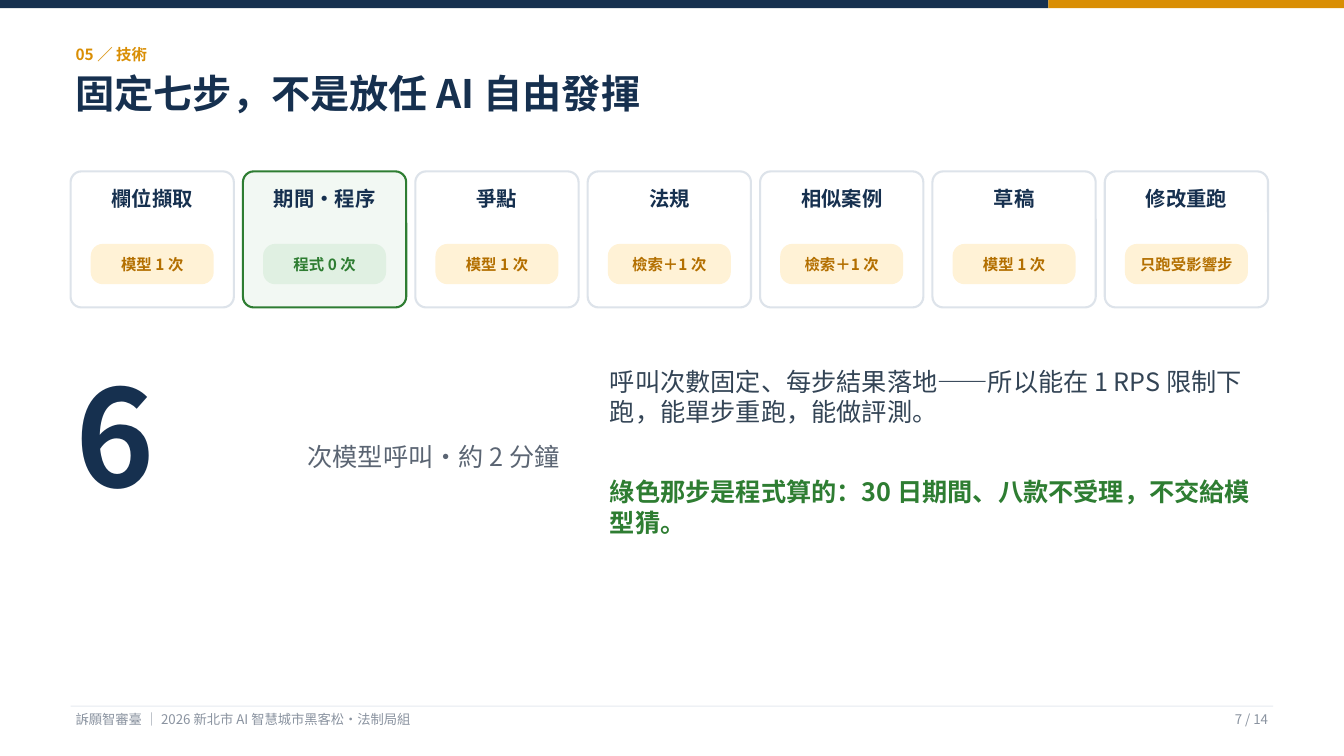
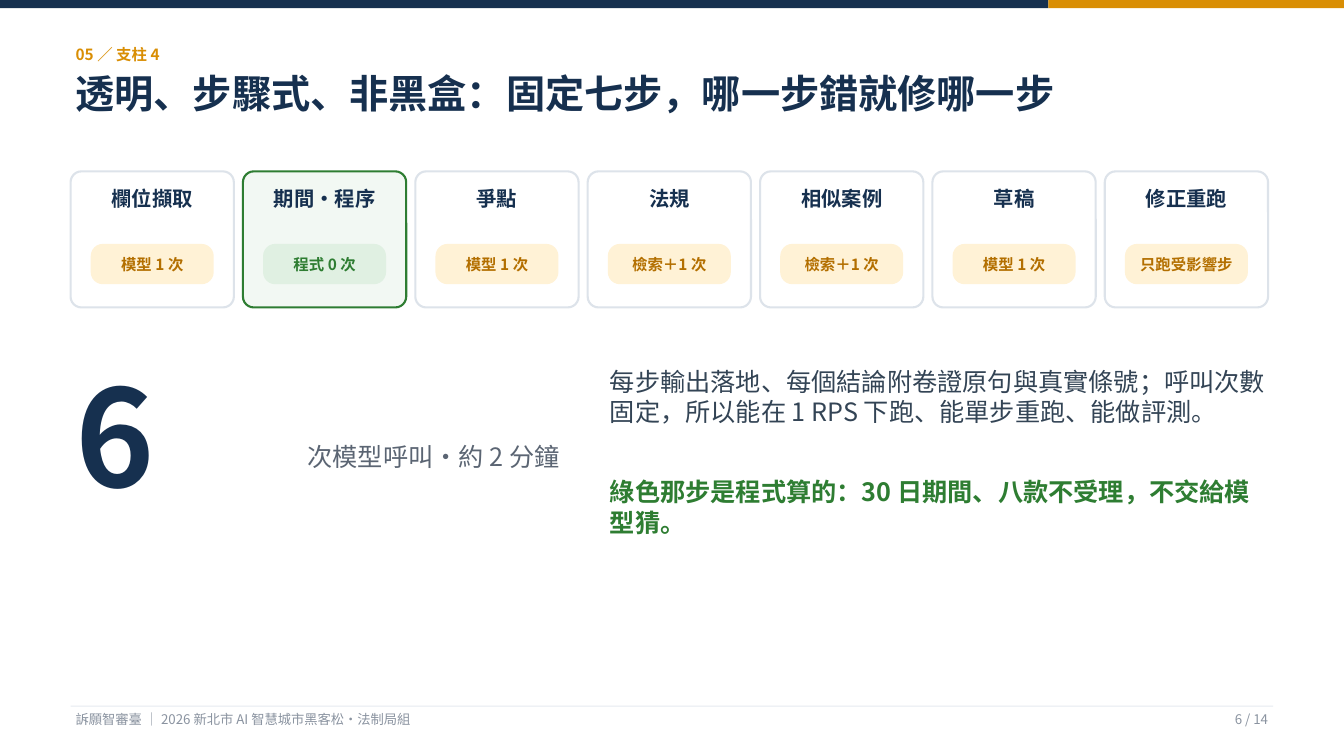
Before and after one commit to KevinMursh/hackathon_wisxxxx, a slide deck: slide 6 of docs/提案/提案簡報-訴願智審臺.pptx (slide 7 before the commit). Drawn at 1344x756 pixels with LibreOffice and Linux fonts; fonts in the diff are those of the drawing. Boxes give left, top, right and bottom in pixels: in the first picture for what was removed or moved away, otherwise in the second. Text is boxed around its words. In the diff, an @@ line names an element or a change of style, - is before the commit and + after.

```diff
--- a/docs/提案/提案簡報-訴願智審臺.pptx
+++ b/docs/提案/提案簡報-訴願智審臺.pptx
@@ text at <box>76,47,160,62</box>: text changed @@
-05 ／ 技術
+05 ／ 支柱 4
@@ text at <box>76,74,1055,113</box>: text changed @@
-固定七步，不是放任 AI 自由發揮
+透明、步驟式、非黑盒：固定七步，哪一步錯就修哪一步
@@ text at <box>1146,189,1227,208</box>: text changed @@
-修改重跑
+修正重跑
@@ text at <box>610,369,1265,424</box>: text changed @@
-呼叫次數固定、每步結果落地——所以能在 1 RPS 限制下跑，能單步重跑，能做評測。
+每步輸出落地、每個結論附卷證原句與真實條號；呼叫次數固定，所以能在 1 RPS 下跑、能單步重跑、能做評測。
@@ text at <box>1235,714,1268,724</box>: text changed @@
-7 / 14
+6 / 14
```
Also in this commit, not shown: 9 other slides changed, 3 slides added, 3 slides removed, 3 other files.
